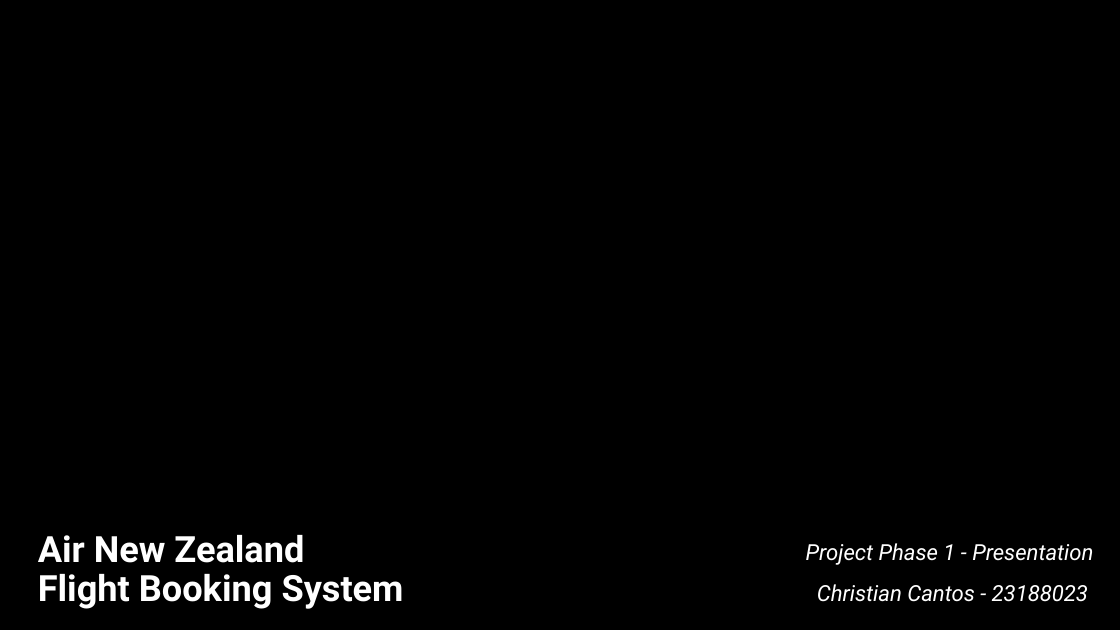
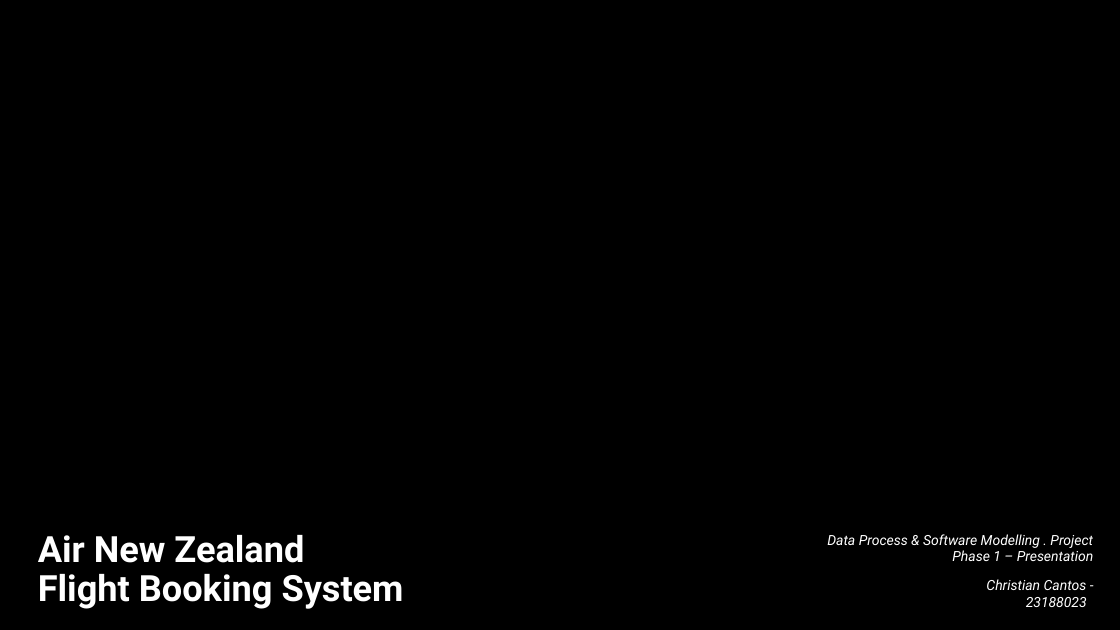
Before and after one commit to Ianieee36/ENSE706_Project, a slide deck: slide 1 of FBS_Presentation.pptx. Drawn at 1120x630 pixels with LibreOffice and Linux fonts; fonts in the diff are those of the drawing; background and template pictures are left out. Boxes give left, top, right and bottom in pixels: in the first picture for what was removed or moved away, otherwise in the second. Text is boxed around its words. In the diff, an @@ line names an element or a change of style, - is before the commit and + after.

```diff
--- a/FBS_Presentation.pptx
+++ b/FBS_Presentation.pptx
@@ subtitle at [827, 534, 1094, 561]: text changed; size 19 to 12 pt @@
-Project Phase 1 - Presentation
+Data Process & Software Modelling . Project Phase 1 – Presentation
@@ subtitle at [986, 579, 1087, 607]: size 19 to 12 pt in "Christian Cantos - 23188023"; line spacing 1.1 to 1 @@
```
Also in this commit, not shown: 3 other slides changed, 5 slides added, 3 slides removed, 1 other file.
